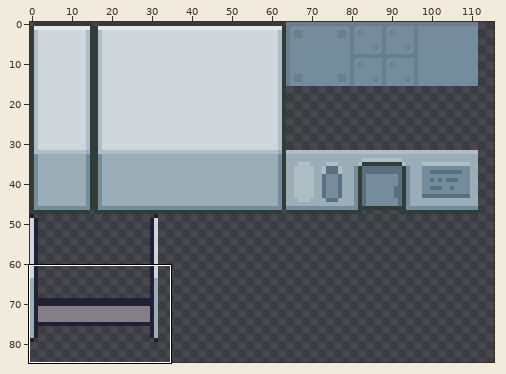
Sprite sheet -- TMX_maps/Level_0/BasicTileset_16x16.png. The first picture is a wide view before the edit; the outline marks the close-up.
Close-up. As it was:
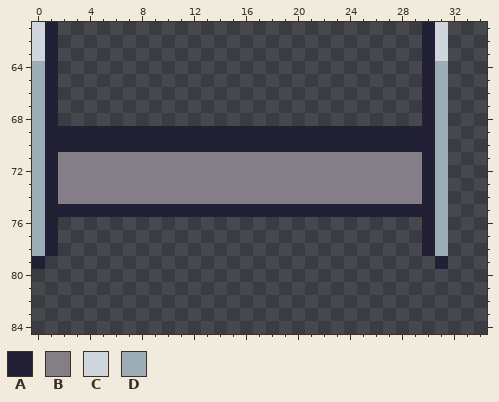
The file is 128x128 pixels. Shown: x 0..34, y 61..84. The wide view leaves out empty margins.
Palette (. is transparent): A #222034  B #847e87  C #cfd7dc  D #9badb7
Pixels before, first column x 0:
61 CA............................AC
62 CA............................AC
63 CA............................AC
64 DA............................AD
65 DA............................AD
66 DA............................AD
67 DA............................AD
68 DA............................AD
69 DAAAAAAAAAAAAAAAAAAAAAAAAAAAAAAD
70 DAAAAAAAAAAAAAAAAAAAAAAAAAAAAAAD
71 DABBBBBBBBBBBBBBBBBBBBBBBBBBBBAD
72 DABBBBBBBBBBBBBBBBBBBBBBBBBBBBAD
73 DABBBBBBBBBBBBBBBBBBBBBBBBBBBBAD
74 DABBBBBBBBBBBBBBBBBBBBBBBBBBBBAD
75 DAAAAAAAAAAAAAAAAAAAAAAAAAAAAAAD
76 DA............................AD
77 DA............................AD
78 DA............................AD
79 A..............................A
New version:
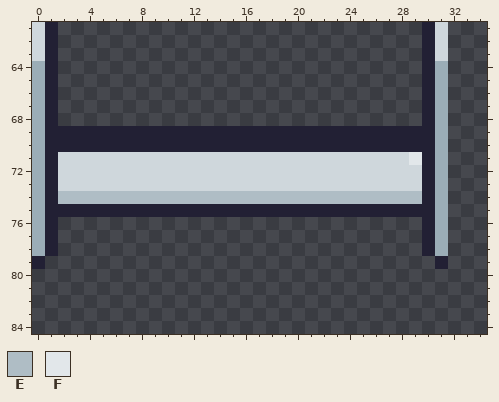
Colours new in this view: E #afbdc5  F #e2e7ea
The edit:
Changed rows in their new state; - is an unchanged pixel.
first column x 2:
71 CCCCCCCCCCCCCCCCCCCCCCCCCCCF
72 CCCCCCCCCCCCCCCCCCCCCCCCCCCC
73 CCCCCCCCCCCCCCCCCCCCCCCCCCCC
74 EEEEEEEEEEEEEEEEEEEEEEEEEEEE
